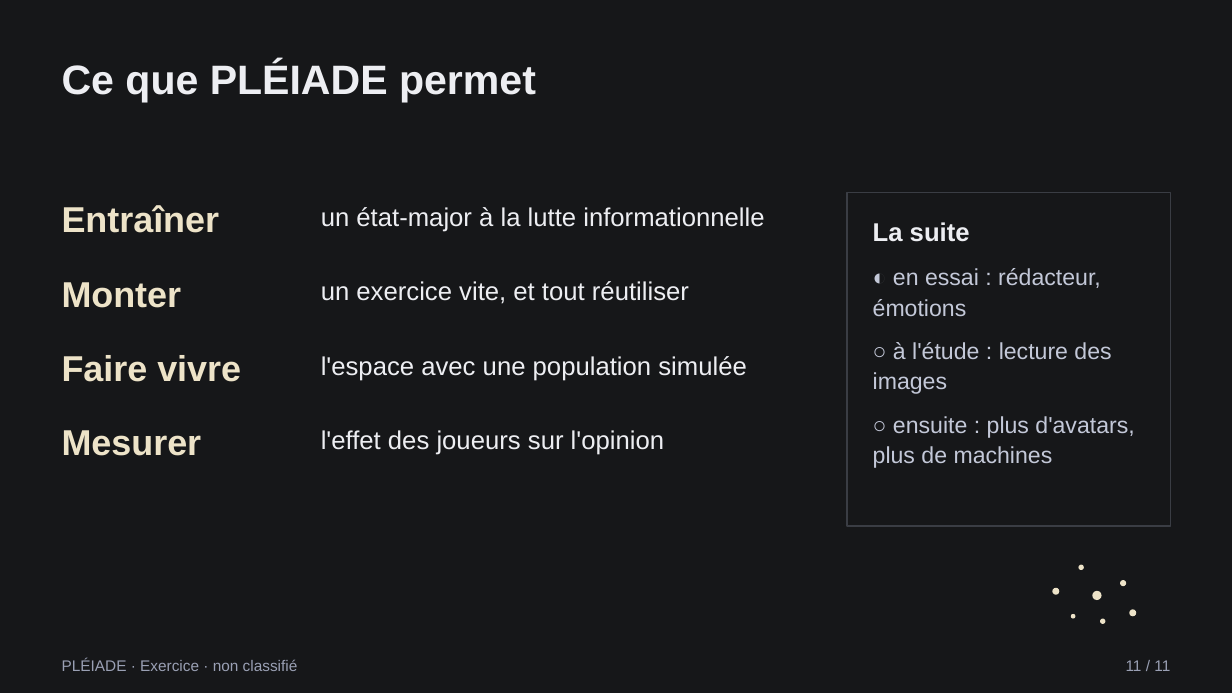
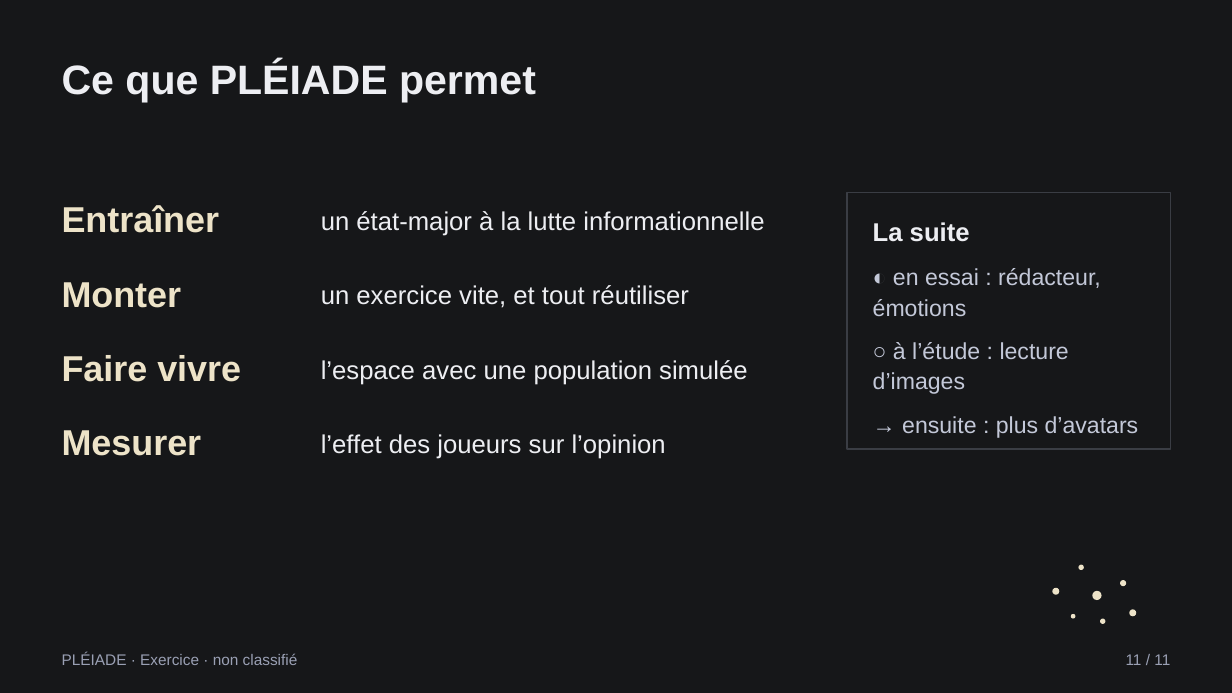
Before and after one commit to ViktorGlarak/MINERVE, a slide deck: slide 11 of PLEIADE/PRESENTATION/PLEIADE_presentation_v2.pptx. Drawn at 1232x693 pixels with LibreOffice and Linux fonts; fonts in the diff are those of the drawing. Boxes give left, top, right and bottom in pixels: in the first picture for what was removed or moved away, otherwise in the second. Text is boxed around its words. In the diff, an @@ line names an element or a change of style, - is before the commit and + after.

```diff
--- a/PLEIADE/PRESENTATION/PLEIADE_presentation_v2.pptx
+++ b/PLEIADE/PRESENTATION/PLEIADE_presentation_v2.pptx
@@ text "un état-major à la lutte ...": place and size @@
-text "un état-major à la lutte ..." at box(321, 207, 764, 232)
+text "un état-major à la lutte ..." at box(321, 211, 764, 236)
@@ rectangle: place and size @@
-rectangle at box(848, 192, 1171, 526)
+rectangle at box(848, 192, 1171, 449)
@@ text "un exercice vite, et tout ...": place and size @@
-text "un exercice vite, et tout ..." at box(321, 281, 689, 304)
+text "un exercice vite, et tout ..." at box(321, 285, 689, 308)
@@ text at box(873, 342, 1139, 438): text changed @@
-○ à l'étude : lecture des images
-○ ensuite : plus d'avatars, plus de machines
+○ à l’étude : lecture d’images
+→ ensuite : plus d’avatars
@@ text at box(321, 360, 748, 385): text changed @@
-l'espace avec une population simulée
+l’espace avec une population simulée
@@ text at box(321, 434, 666, 459): text changed @@
-l'effet des joueurs sur l'opinion
+l’effet des joueurs sur l’opinion
@@ text "PLÉIADE · Exercice · non ...": place and size @@
-text "PLÉIADE · Exercice · non ..." at box(62, 659, 298, 671)
+text "PLÉIADE · Exercice · non ..." at box(62, 652, 298, 665)
@@ text "11 / 11": place and size @@
-text "11 / 11" at box(1126, 660, 1170, 671)
+text "11 / 11" at box(1126, 654, 1170, 665)
```
Also in this commit, not shown: 10 other slides changed, 4 other files.
